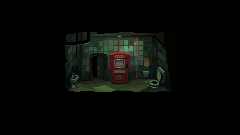
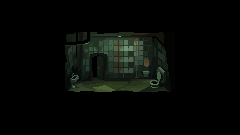
Layers edited between the first and the second 240px x 135px image:
added layer "Layer 4" in group "ToiletRoom.png" over 108, 62, 134, 85
added layer "Layer 3" in group "ToiletRoom.png" over 108, 51, 134, 62
painted on "Layer 0" over 109, 52, 130, 84
